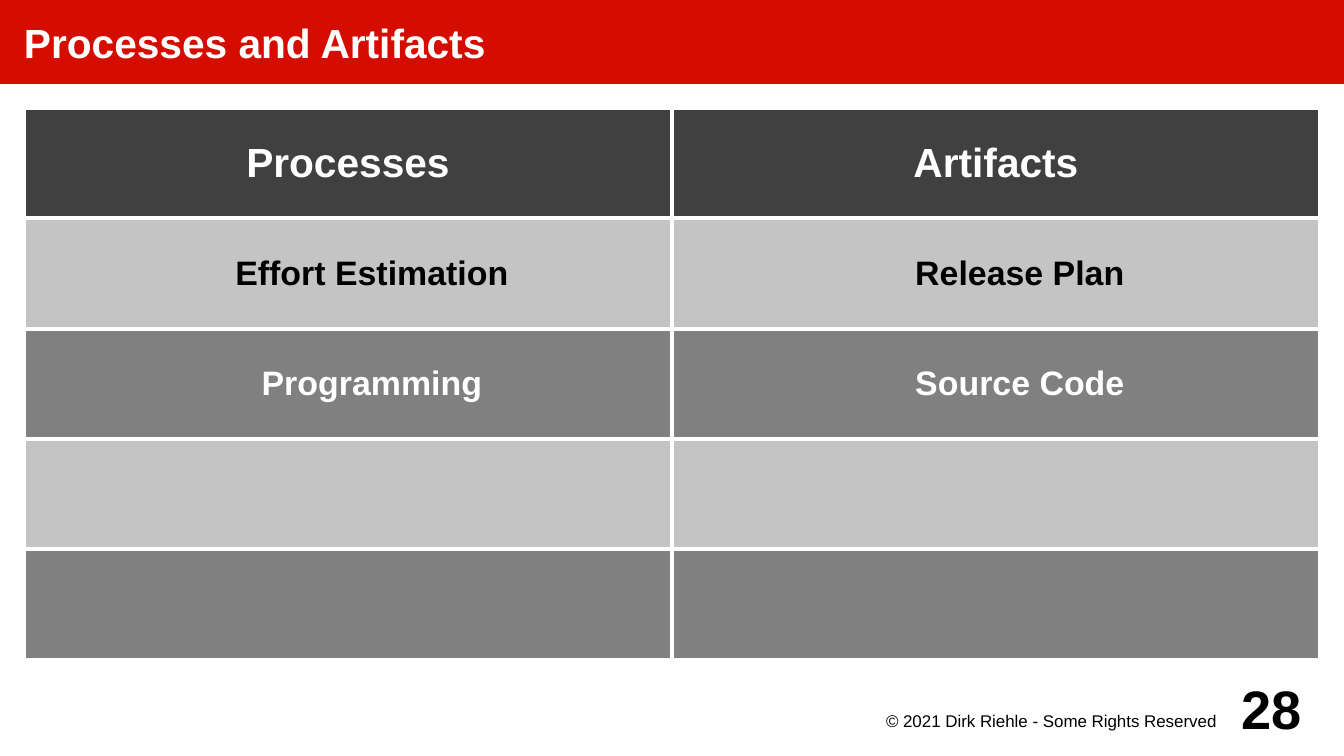
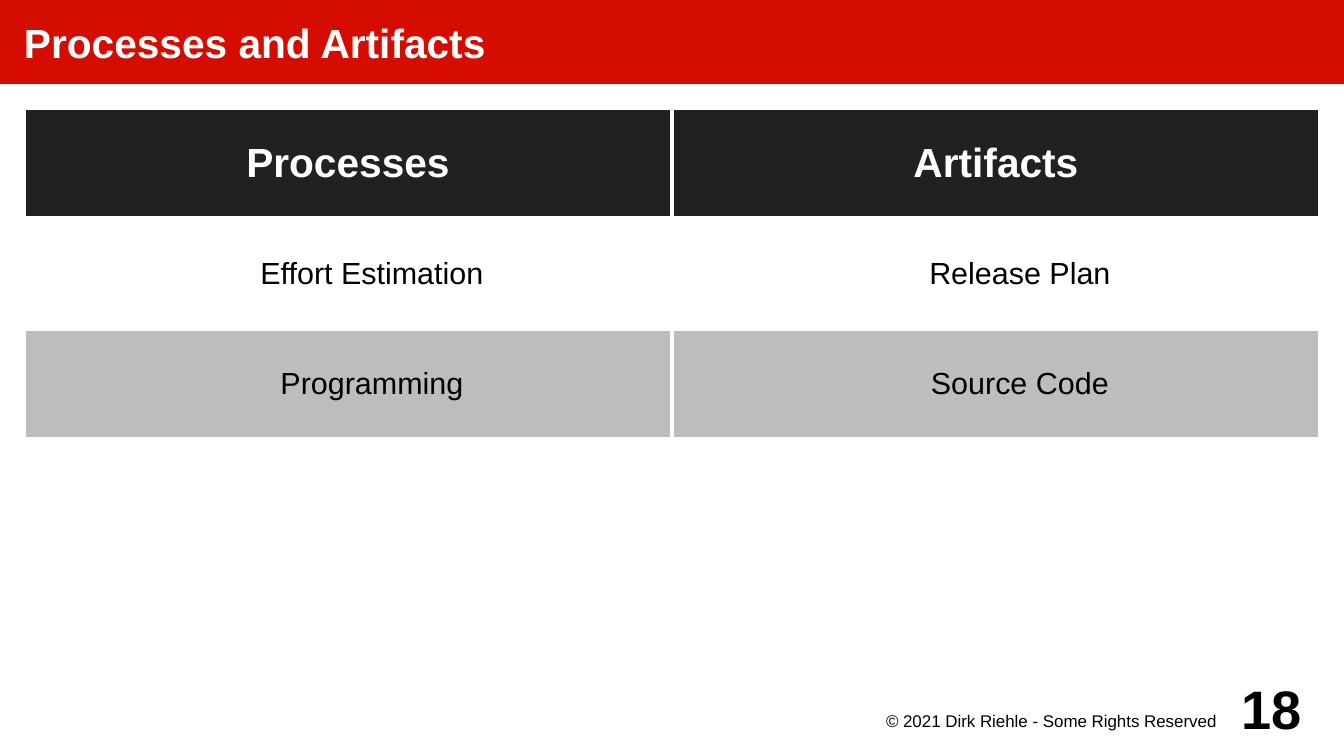
Before and after one commit to dirkriehle/amos-course, a slide deck: slide 18 of Lecture slides/AMOS C01 - Software Processes.odp (slide 28 before the commit). Drawn at 1344x756 pixels with LibreOffice and Linux fonts; fonts in the diff are those of the drawing. Boxes give left, top, right and bottom in pixels: in the first picture for what was removed or moved away, otherwise in the second. Text is boxed around its words. In the diff, an @@ line names an element or a change of style, - is before the commit and + after.

```diff
--- a/Lecture slides/AMOS C01 - Software Processes.odp
+++ b/Lecture slides/AMOS C01 - Software Processes.odp
@@ table at [24, 109, 1321, 661] @@
@@ fill #404040 to #212121 in row 1 @@
@@ fill #C4C4C4 to #FFFFFF in 4 cells @@
@@ fill #808080 to #BDBDBD in row 3 @@
@@ fill #808080 to #FFFFFF in row 5 @@
@@ size 20 to 18 pt, bold off in "Effort Estimation", "Release Plan", "Programming", "Source Code" @@
@@ text colour #FFFFFF to #000000 in "Programming", "Source Code" @@
@@ borders changed @@
@@ page number at [1242, 691, 1302, 730]: text changed @@
-28
+18
```
Also in this commit, not shown: 11 other slides changed, 20 slides added, 7 slides removed, 18 other files.
